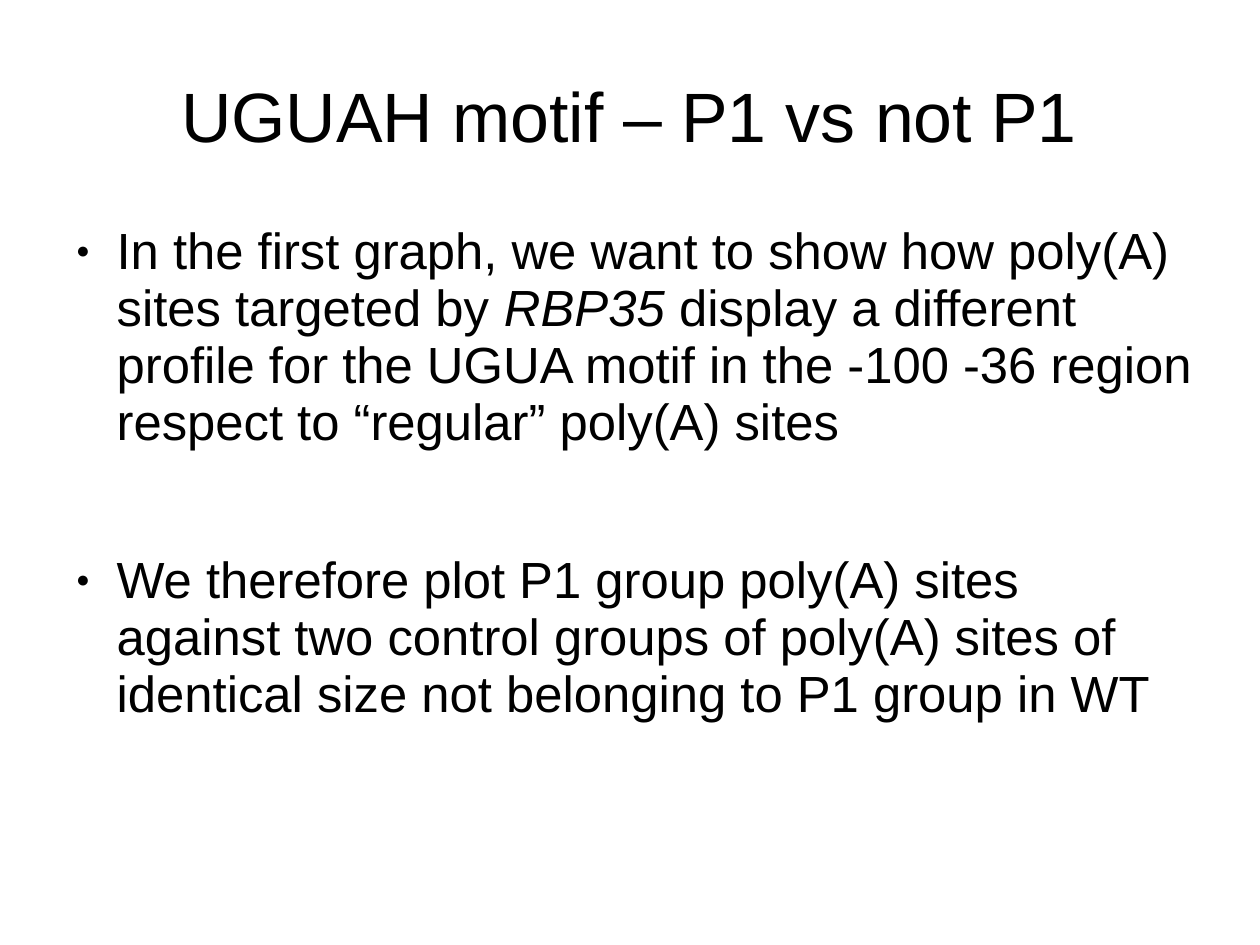
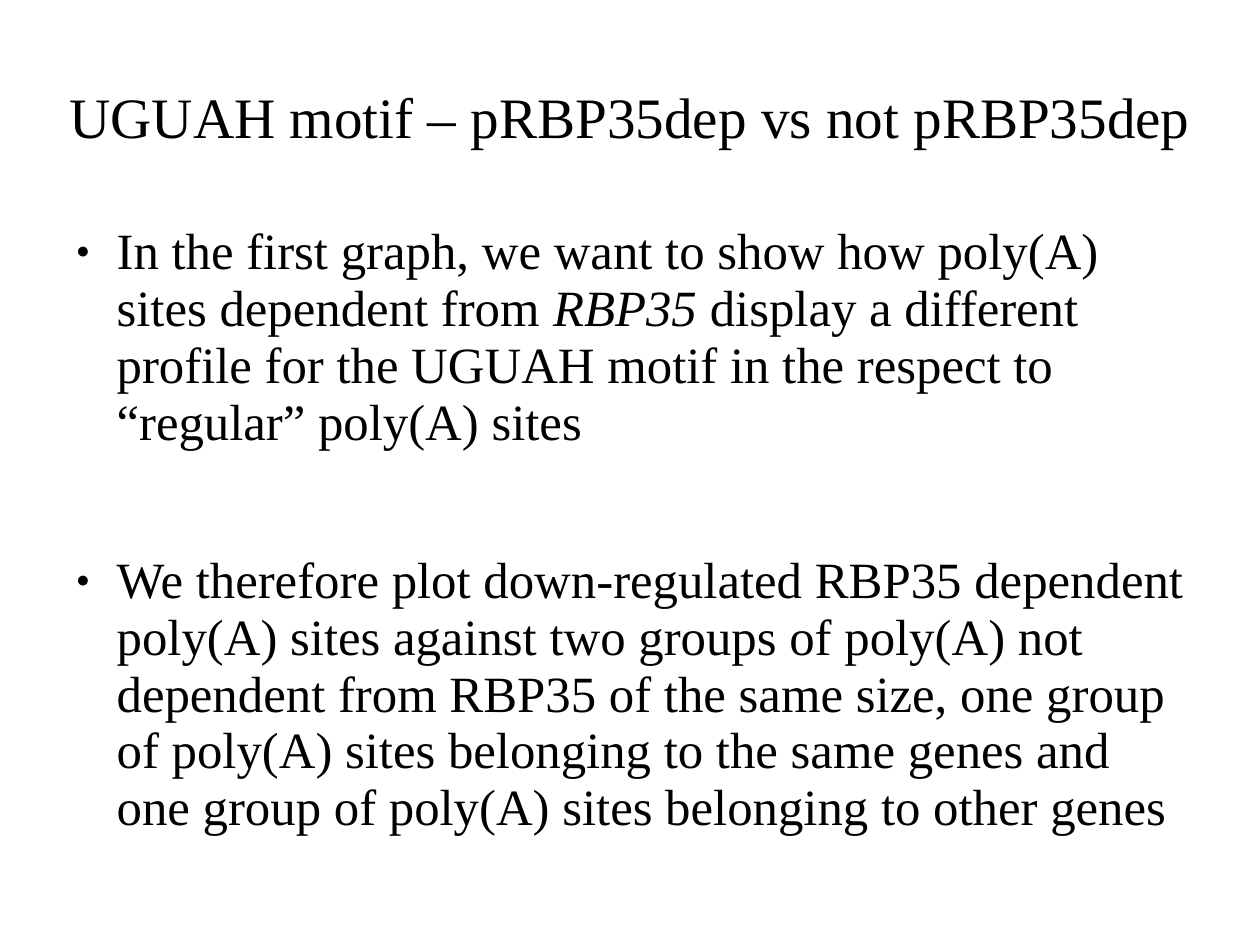
Before and after one commit to wilkinsonlab/m-oryzae-polya, a slide deck: slide 47 of doc/oryzae_presentation.odp (slide 52 before the commit). Drawn at 1260x945 pixels with LibreOffice and Linux fonts; fonts in the diff are those of the drawing. Boxes give left, top, right and bottom in pixels: in the first picture for what was removed or moved away, otherwise in the second. Text is boxed around its words. In the diff, an @@ line names an element or a change of style, - is before the commit and + after.

```diff
--- a/doc/oryzae_presentation.odp
+++ b/doc/oryzae_presentation.odp
@@ title at [69, 97, 1189, 148]: text changed; size 44 to 36 pt; font Arial to Times New Roman @@
-UGUAH motif – P1 vs not P1
+UGUAH motif – pRBP35dep vs not pRBP35dep
@@ text at [117, 233, 1183, 835]: text changed; font Arial to Times New Roman @@
-● In the first graph, we want to show how poly(A) sites targeted by RBP35 display a different profile for the UGUA motif in the -100 -36 region respect to “regular” poly(A) sites
-● We therefore plot P1 group poly(A) sites against two control groups of poly(A) sites of identical size not belonging to P1 group in WT
+● In the first graph, we want to show how poly(A) sites dependent from RBP35 display a different profile for the UGUAH motif in the respect to “regular” poly(A) sites
+● We therefore plot down-regulated RBP35 dependent poly(A) sites against two groups of poly(A) not dependent from RBP35 of the same size, one group of poly(A) sites belonging to the same genes and one group of poly(A) sites belonging to other genes
```
Also in this commit, not shown: 53 other slides changed, 2 slides added, 10 slides removed, 4 other files.
